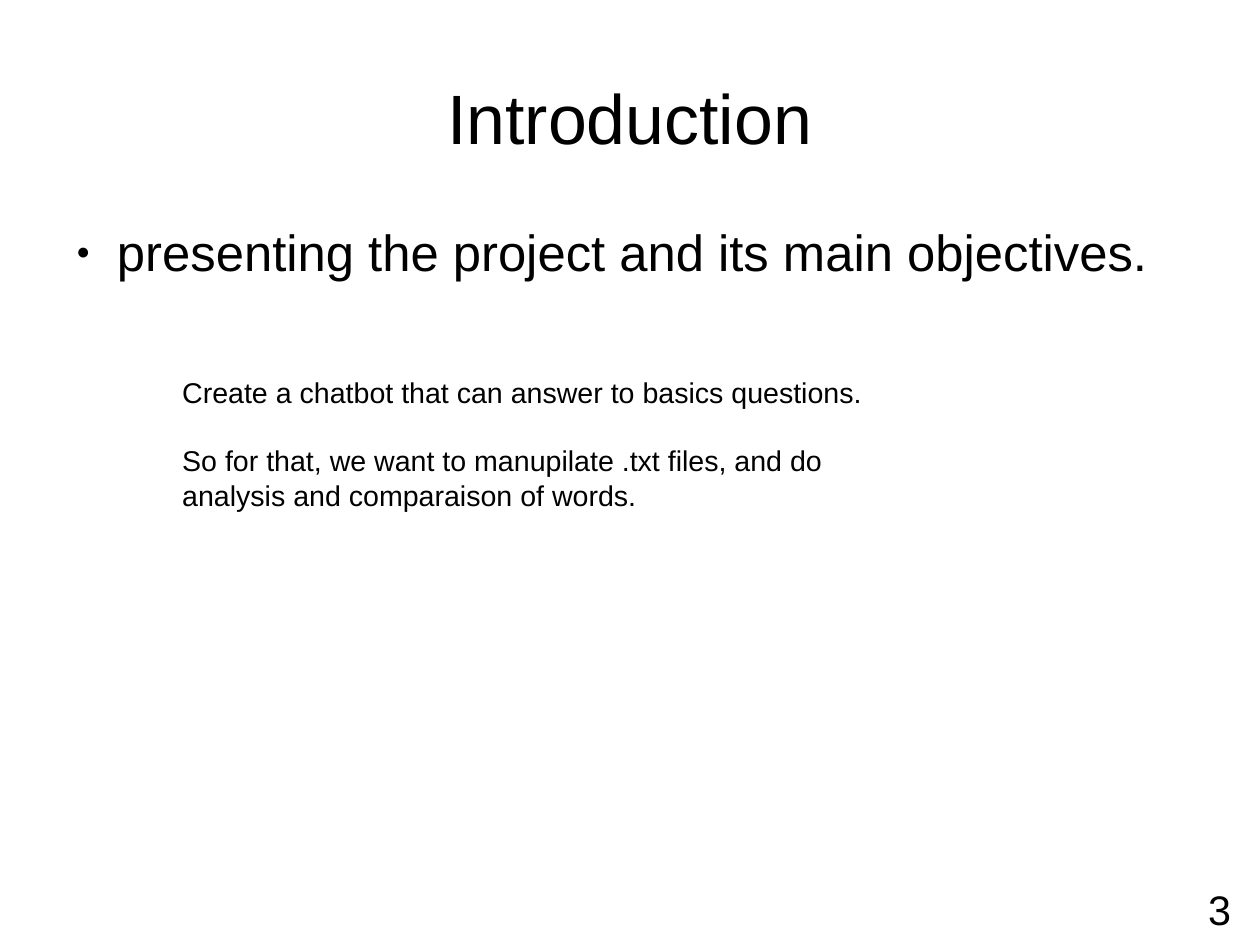
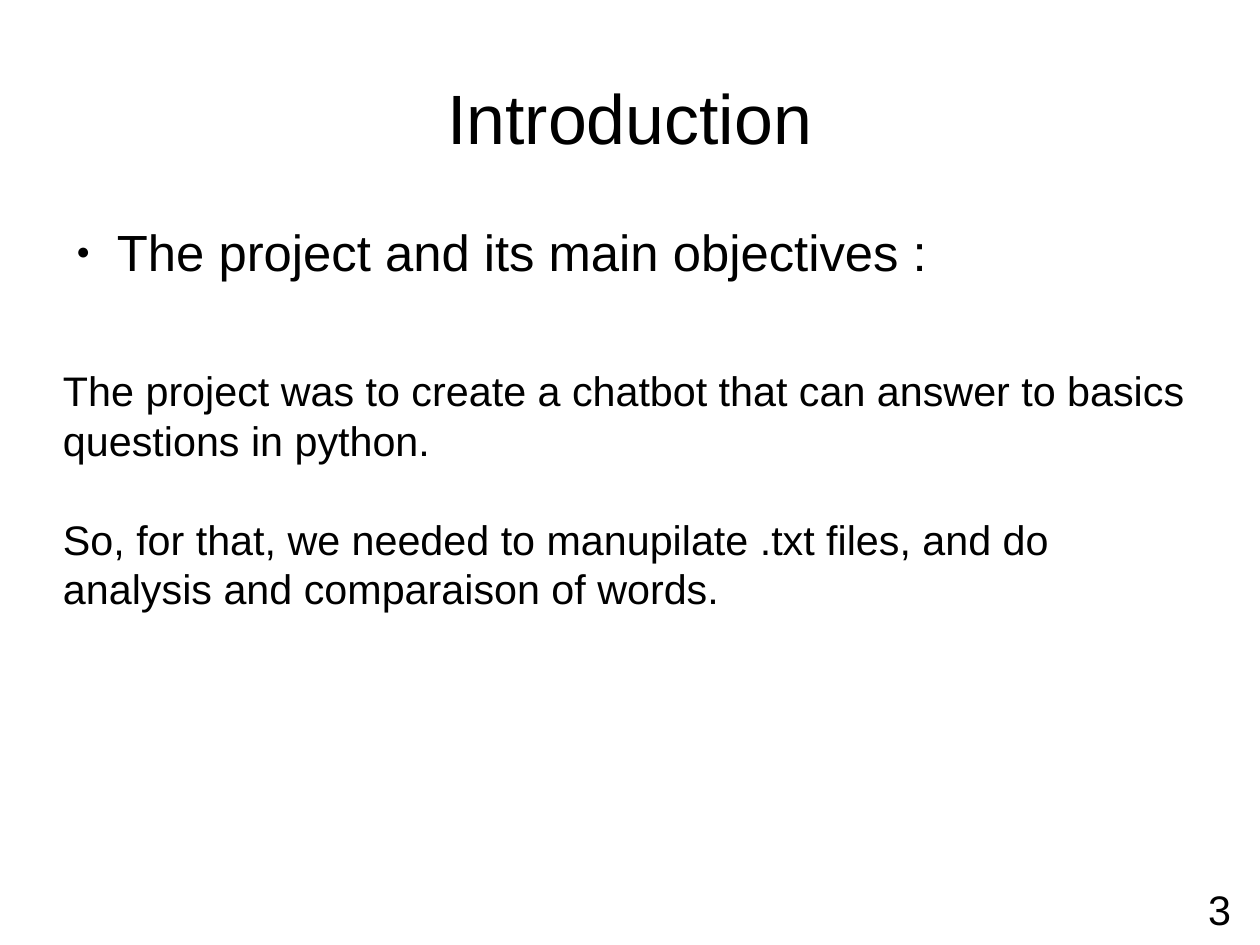
Before and after one commit to Miner205/pychatbot-DONNAT-LEMONT-int1, a slide deck: slide 3 of The report.odp. Drawn at 1260x945 pixels with LibreOffice and Linux fonts; fonts in the diff are those of the drawing. Boxes give left, top, right and bottom in pixels: in the first picture for what was removed or moved away, otherwise in the second. Text is boxed around its words. In the diff, an @@ line names an element or a change of style, - is before the commit and + after.

```diff
--- a/The report.odp
+++ b/The report.odp
@@ text at bbox=[63, 234, 1184, 612]: text changed; size 32 to 26 pt @@
-● presenting the project and its main objectives.
+● The project and its main objectives :
+The project was to create a chatbot that can answer to basics questions in python.
+So, for that, we needed to manupilate .txt files, and do analysis and comparaison of words.
@@ text removed at bbox=[182, 382, 861, 511] @@
-Create a chatbot that can answer to basics questions.
-So for that, we want to manupilate .txt files, and do analysis and comparaison of words.
```
Also in this commit, not shown: 2 other slides changed, 2 slides added, 2 slides removed, 2 other files.
